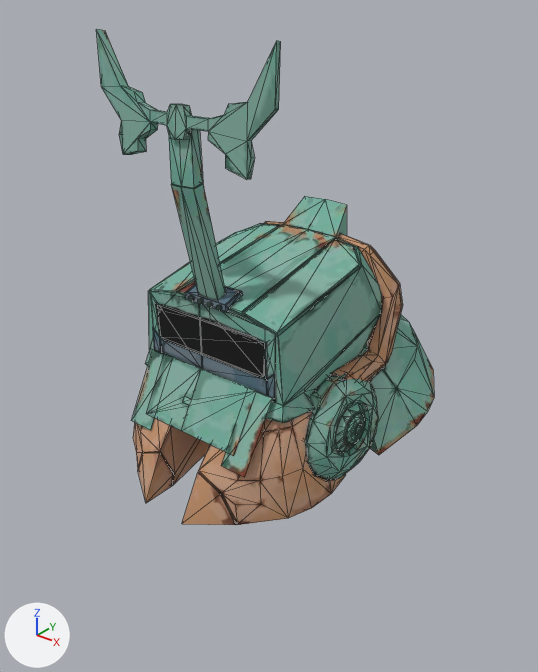
Two versions of the glTF model public/3d/tank/D-26.glb, one commit apart.
Before and after are seen from a 50 mm lens placed at (2.23, -2.83, 4.06), pointed at (-0.07, 0.04, 2.28). Arrows for +X, +Y and +Z are at lower left; the lights stay in place. Mesh edges are drawn as thin lines.

Objects in the first picture: 'D-26'.
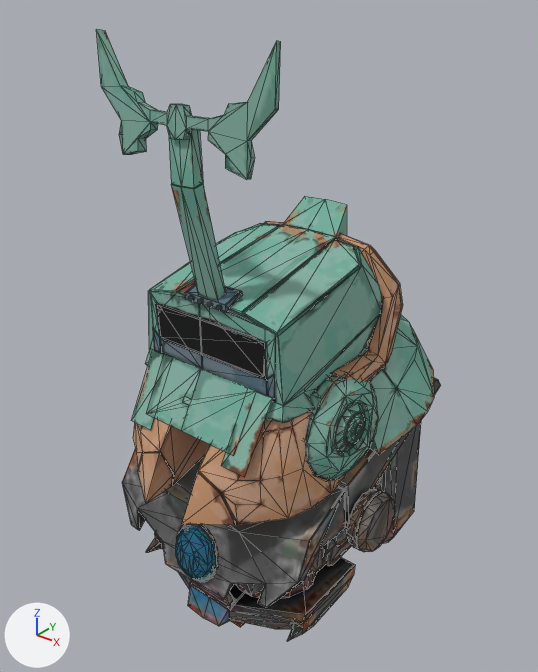
What the commit changed:
Picture 'E-17' (img_e_17) is new.
Material '17' (mat_17) is new.
Its texture is img_e_17.
Its roughness is 0.9.
Mesh me_body_001 is new.
It has 1446 vertices, 2678 faces and spans x -0.78..0.78, y -0.74..1.03, z 0.66..1.98.
It uses material mat_17 (picture img_e_17).
Object '17' (ob_17) is new; it shows me_body_001.
Its location is (0.0, 0.0, 0.0).

Pixel boxes [x1, y1, x2, y2] of what changed, in the pictures (538 x 672 px):
'17', added: after [122, 378, 441, 642]
